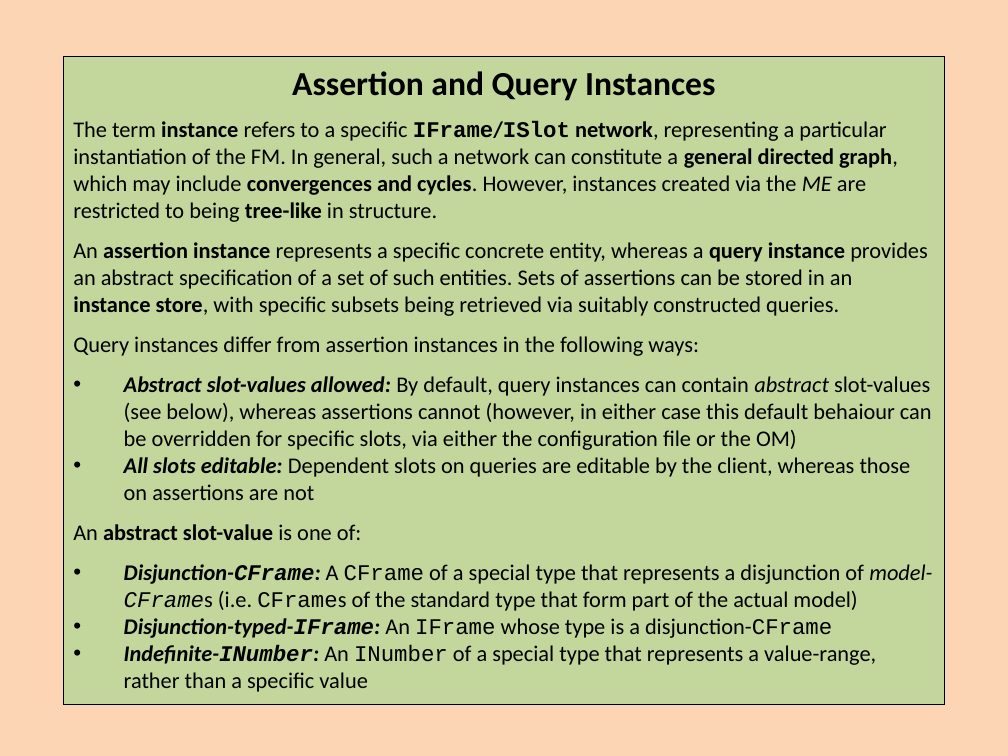
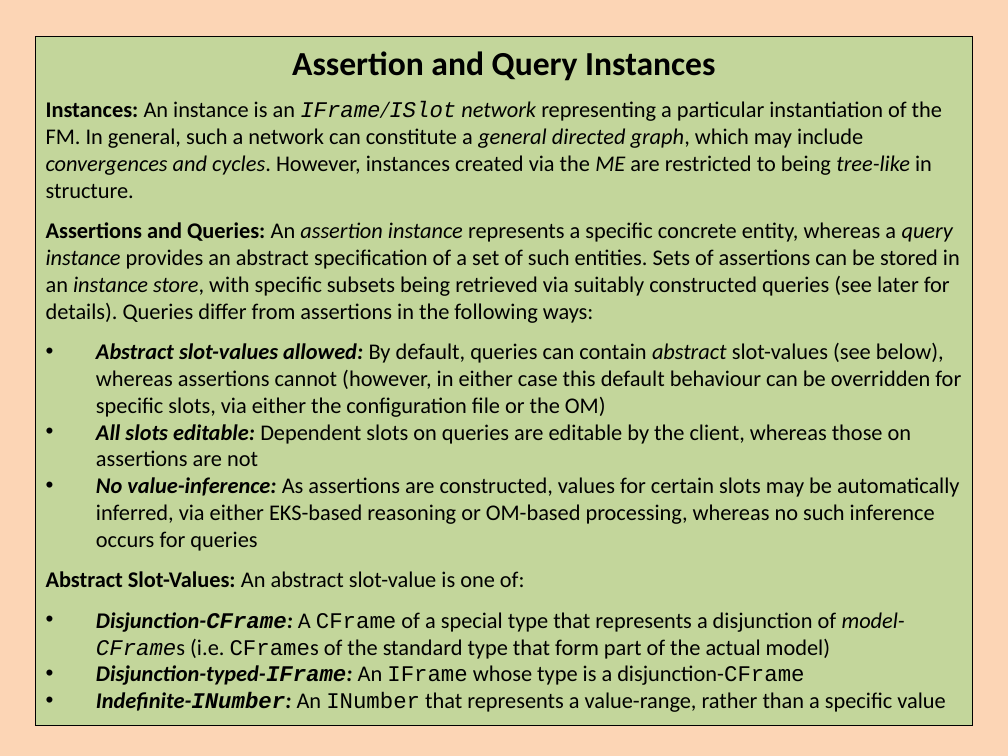
Before and after one commit to colin-puleston/mekon-hobo, a slide deck: slide 30 of docs/MEKON-HOBO Introductory Tutorial.pptx (slide 29 before the commit). Drawn at 1008x756 pixels with LibreOffice and Linux fonts; fonts in the diff are those of the drawing. Boxes give left, top, right and bottom in pixels: in the first picture for what was removed or moved away, otherwise in the second. Text is boxed around its words. In the diff, an @@ line names an element or a change of style, - is before the commit and + after.

```diff
--- a/docs/MEKON-HOBO Introductory Tutorial.pptx
+++ b/docs/MEKON-HOBO Introductory Tutorial.pptx
@@ rectangle "Assertion and Query Instances": place and size @@
-rectangle "Assertion and Query Instances" at (64,56,944,705)
+rectangle "Assertion and Query Instances" at (35,36,972,725)
@@ text in rectangle at (46,101,961,417): text changed @@
-The term instance refers to a specific IFrame/ISlot network, representing a particular instantiation of the FM. In general, such a network can constitute a general directed graph, which may include convergences and cycles. However, instances created via the ME are restricted to being tree-like in structure.
-An assertion instance represents a specific concrete entity, whereas a query instance provides an abstract specification of a set of such entities. Sets of assertions can be stored in an instance store, with specific subsets being retrieved via suitably constructed queries.
-Query instances differ from assertion instances in the following ways:
-• Abstract slot-values allowed: By default, query instances can contain abstract slot-values (see below), whereas assertions cannot (however, in either case this default behaiour can be overridden for specific slots, via either the configuration file or the OM)
+Instances: An instance is an IFrame/ISlot network representing a particular instantiation of the FM. In general, such a network can constitute a general directed graph, which may include convergences and cycles. However, instances created via the ME are restricted to being tree-like in structure.
+Assertions and Queries: An assertion instance represents a specific concrete entity, whereas a query instance provides an abstract specification of a set of such entities. Sets of assertions can be stored in an instance store, with specific subsets being retrieved via suitably constructed queries (see later for details). Queries differ from assertions in the following ways:
+• Abstract slot-values allowed: By default, queries can contain abstract slot-values (see below), whereas assertions cannot (however, in either case this default behaviour can be overridden for specific slots, via either the configuration file or the OM)
@@ text in rectangle at (46,477,960,587): text changed; bold off @@
-An abstract slot-value is one of:
+• No value-inference: As assertions are constructed, values for certain slots may be automatically inferred, via either EKS-based reasoning or OM-based processing, whereas no such inference occurs for queries
+Abstract Slot-Values: An abstract slot-value is one of:
@@ text in rectangle at (96,691,945,712): text changed @@
-• Indefinite-INumber: An INumber of a special type that represents a value-range, rather than a specific value
+• Indefinite-INumber: An INumber that represents a value-range, rather than a specific value
```
Also in this commit, not shown: 40 other slides changed, 5 slides added, 4 slides removed.
